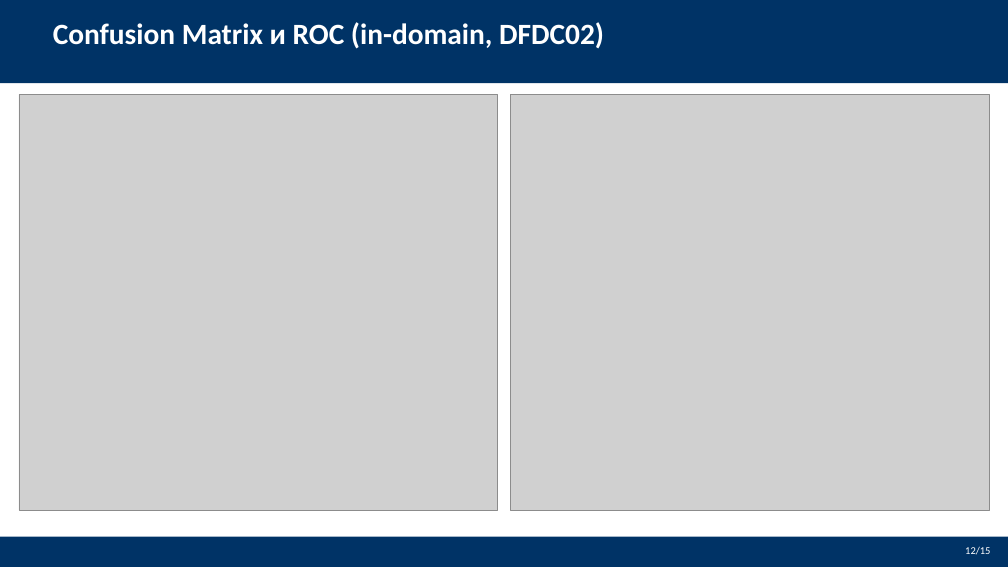
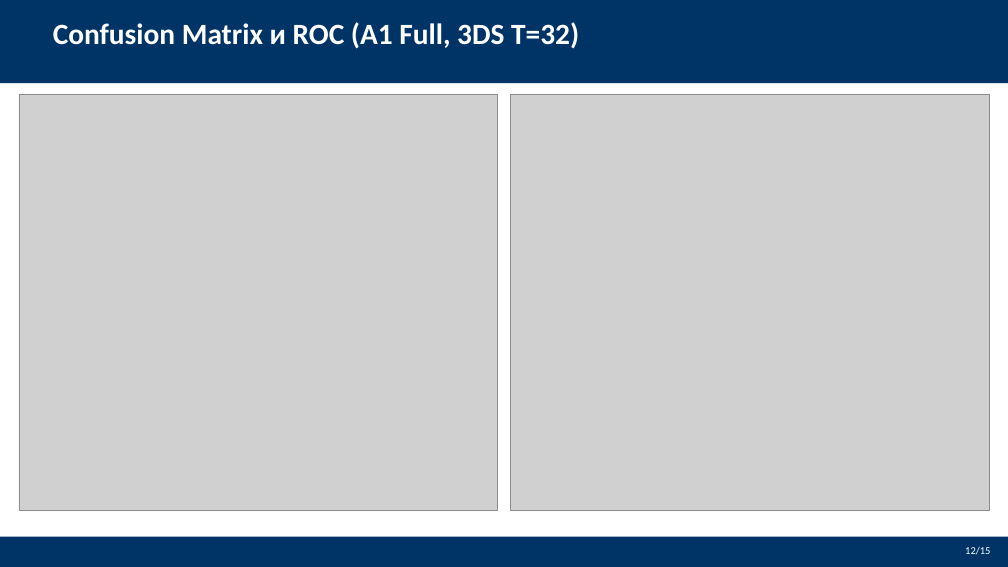
Before and after one commit to Jokeera/deepfake-detection, a slide deck: slide 12 of VKRDoc/Defense_Presentation.pptx. Drawn at 1008x567 pixels with LibreOffice and Linux fonts; fonts in the diff are those of the drawing; grey boxes stand for pictures. Boxes give left, top, right and bottom in pixels: in the first picture for what was removed or moved away, otherwise in the second. Text is boxed around its words. In the diff, an @@ line names an element or a change of style, - is before the commit and + after.

```diff
--- a/VKRDoc/Defense_Presentation.pptx
+++ b/VKRDoc/Defense_Presentation.pptx
@@ text at [53,22,579,49]: text changed @@
-Confusion Matrix и ROC (in-domain, DFDC02)
+Confusion Matrix и ROC (A1 Full, 3DS T=32)
```
Also in this commit, not shown: 11 other slides changed, 1 other file.
